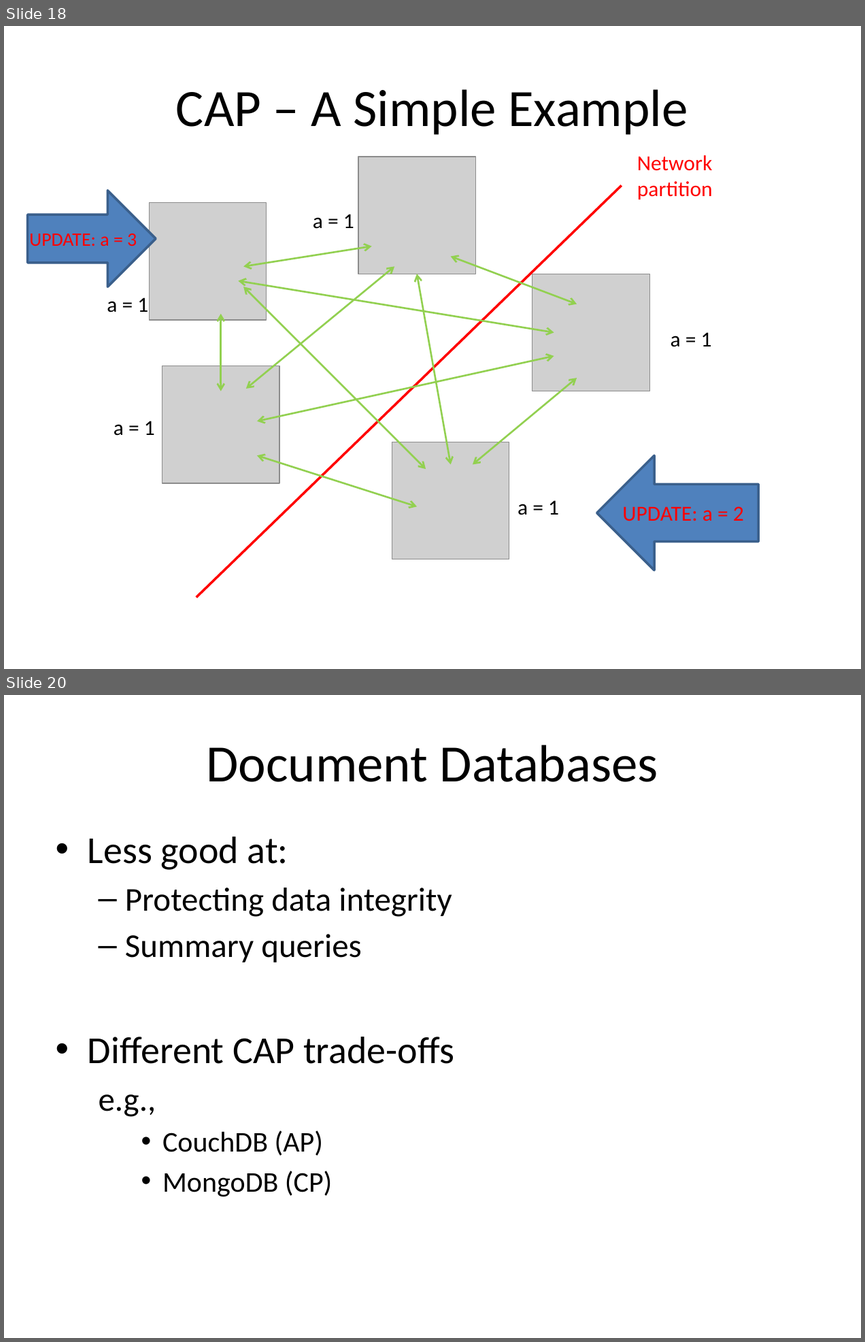
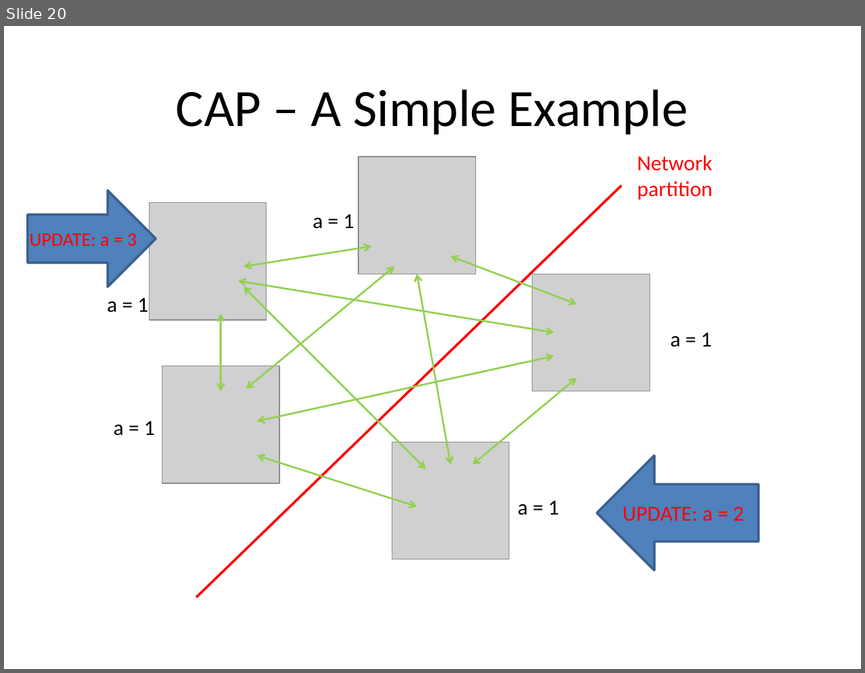
Before and after one commit to alexdgarland/database-demos, a slide deck: Slides/Not Only SQL - Picking A Database for DotNET.pptx. Shown one above the other, each under a label of ours: slides 18 and 20 before the commit, slide 20 after it; the slides between them are not shown. The pictures are 865x1342 and 865x673 pixels, drawn with LibreOffice and Linux fonts; fonts in the diff are those of the drawing; grey boxes stand for pictures. Boxes give left, top, right and bottom in pixels: in the first picture for what was removed or moved away, otherwise in the second. Text is boxed around its words. In the diff, an @@ line names an element or a change of style, - is before the commit and + after.

```diff
--- a/Slides/Not Only SQL - Picking A Database for DotNET.pptx
+++ b/Slides/Not Only SQL - Picking A Database for DotNET.pptx
@@ slide 20 removed at (x1=4, y1=695, x2=861, y2=1338), background #FFFFFF @@
@@ title removed at (x1=206, y1=745, x2=658, y2=782) @@
-Document Databases
@@ text removed at (x1=88, y1=836, x2=454, y2=1197) @@
-• Less good at:
-  – Protecting data integrity
-  – Summary queries
-• Different CAP trade-offs
-  e.g.,
-    • CouchDB (AP)
-    • MongoDB (CP)
@@ what was slide 18 is now slide 20 @@
```
Also in this commit, not shown: 6 slides changed, 2 other slides removed.
